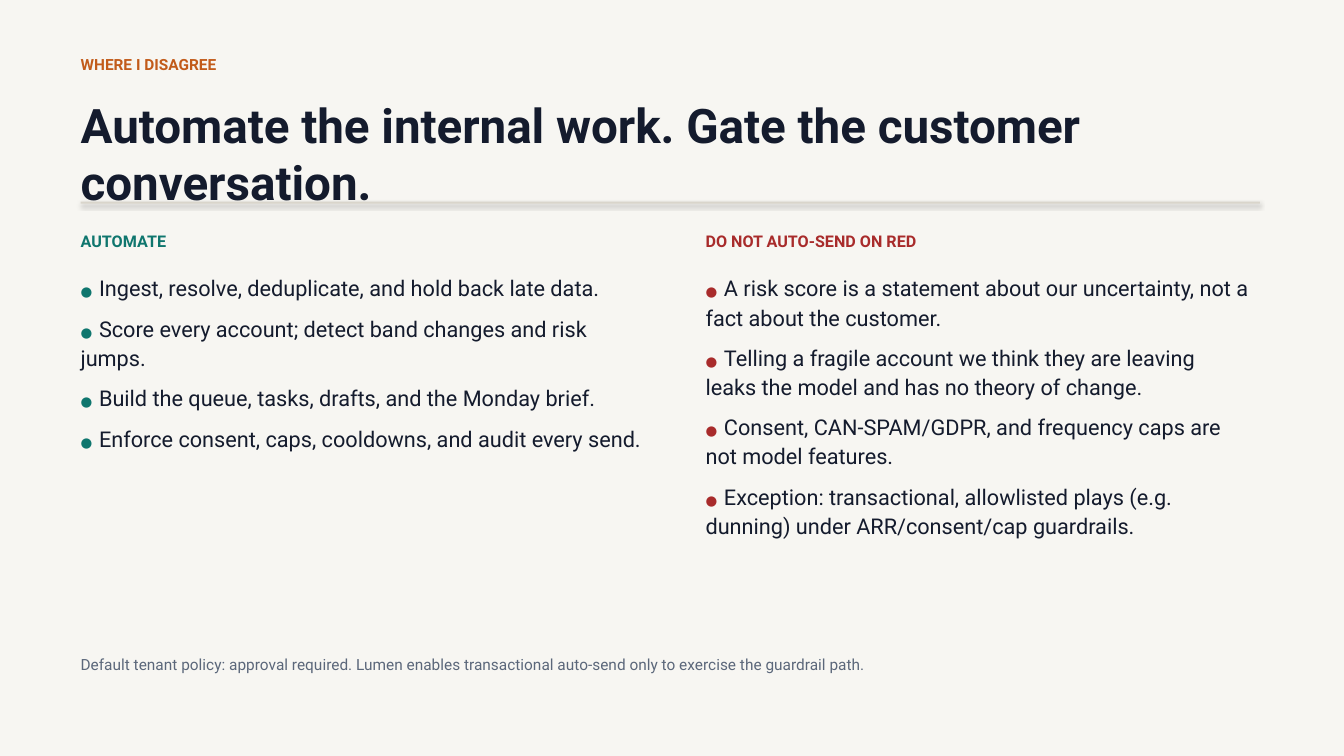
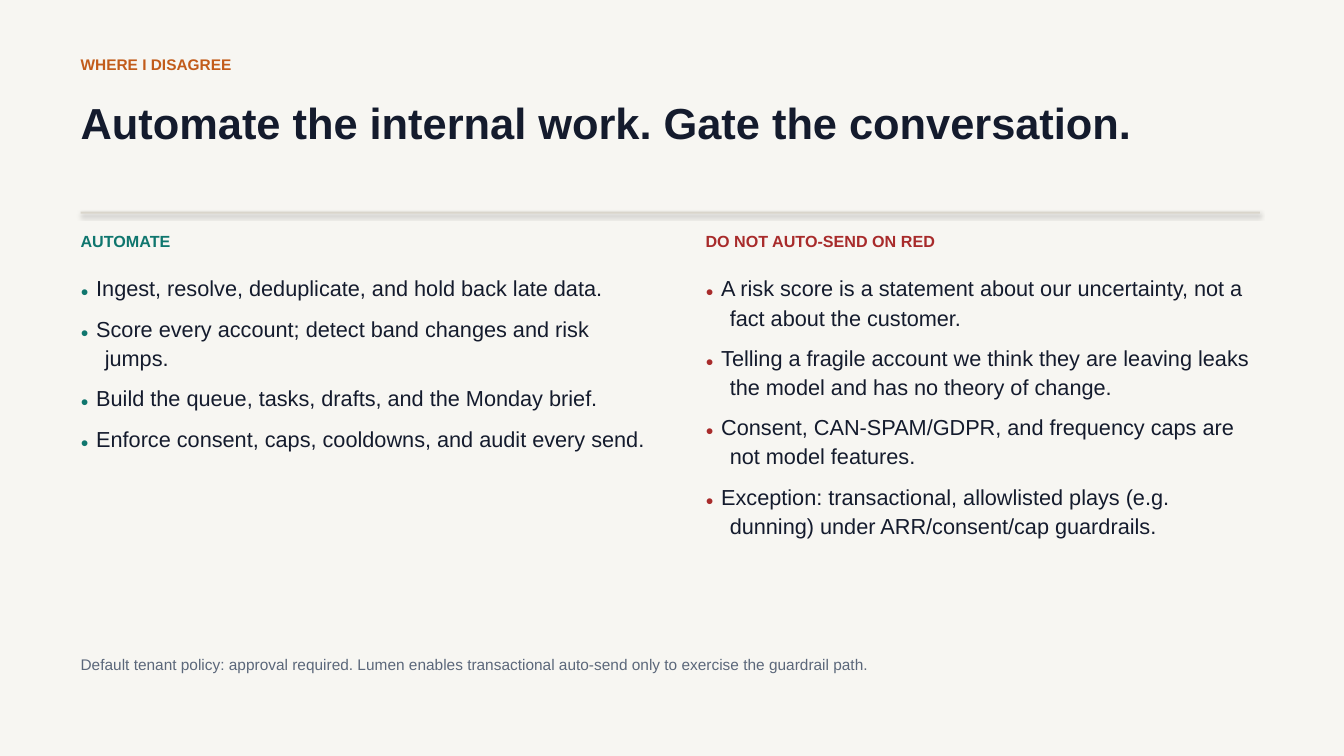
Before and after one commit to bablukumar5xx/renewal-risk-workbench, a slide deck: slide 4 of docs/solution-brief.pptx. Drawn at 1344x756 pixels with LibreOffice and Linux fonts; fonts in the diff are those of the drawing. Boxes give left, top, right and bottom in pixels: in the first picture for what was removed or moved away, otherwise in the second. Text is boxed around its words. In the diff, an @@ line names an element or a change of style, - is before the commit and + after.

Commit message:
Add real email transport, atomic approvals, and a narrated walkthrough

```diff
--- a/docs/solution-brief.pptx
+++ b/docs/solution-brief.pptx
@@ text at [81,107,1131,140]: text changed; size 34 to 31 pt; font Roboto to Arial @@
-Automate the internal work. Gate the customer conversation.
+Automate the internal work. Gate the conversation.
@@ rectangle: place and size @@
-rectangle at [81,202,1260,204]
+rectangle at [81,212,1260,214]
@@ text "● Ingest, resolve, deduplicate, and ..." at [96,280,644,451]: font Roboto to Arial; indent changed @@
@@ text "● A risk score is ..." at [721,280,1249,539]: font Roboto to Arial; indent changed @@
@@ font Roboto to Arial in 4 elements at [81,58,232,74], [81,235,171,247], [706,235,935,247], [81,659,867,673] @@
```
Also in this commit, not shown: 7 other slides changed, 14 other files.
